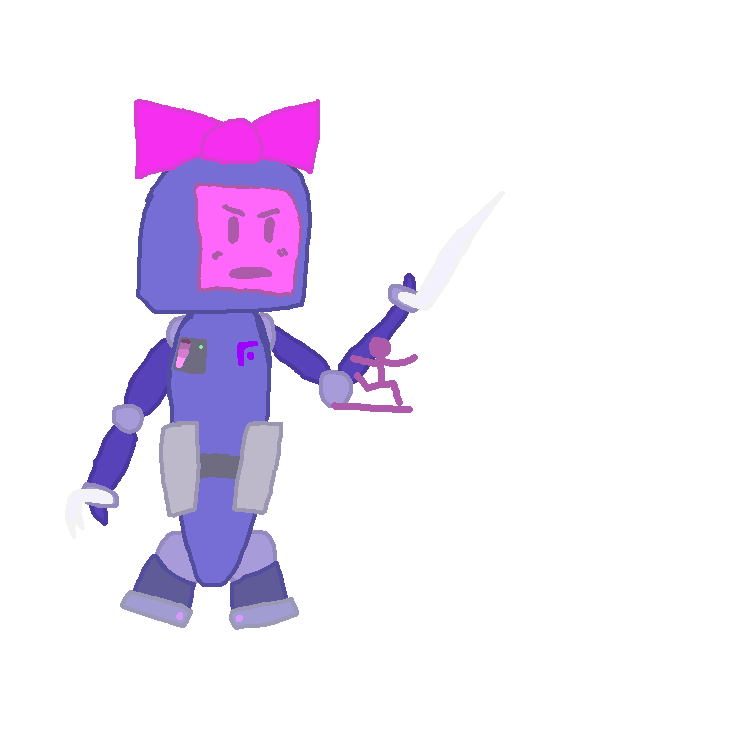
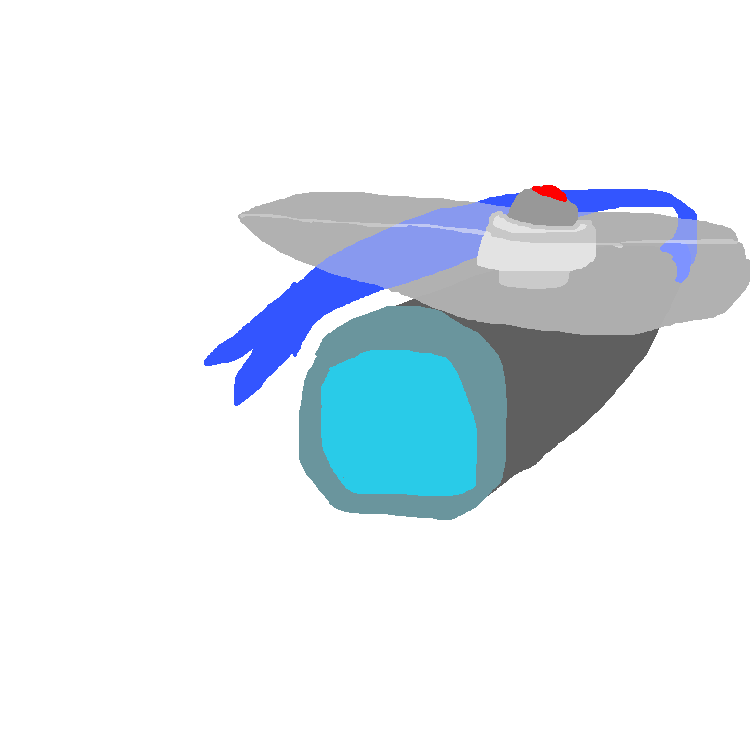
Before/after of a (750, 750) layered artwork. What changed in the layer stack:
added group "Group 3" with 10 layers above "Layer 15" over [204,185,750,520]
added layer "Layer 25" in group "Group 3" over [532,185,567,202]
added layer "Layer 23" (screen, 80%) in group "Group 3" over [238,214,750,335]
added layer "Layer 22" in group "Group 3" over [477,211,596,271]
added layer "Layer 21" in group "Group 3" over [499,186,578,289]
added layer "Layer 24" (screen, 80%) in group "Group 3" over [240,192,738,248]
added layer "Layer 17" in group "Group 3" over [321,350,477,496]
added layer "Layer 16" in group "Group 3" over [299,306,507,520]
added layer "Layer 19" in group "Group 3" over [660,242,691,283]
added layer "Layer 18" in group "Group 3" over [331,246,683,504]
added layer "Layer 20" (80%) in group "Group 3" over [204,189,697,406]
added group "Group 2" with 2 layers above "Robot1" over [65,99,505,630]
hid group "Robot1" (2nd of 2) (36 layers) over [65,99,505,630]
